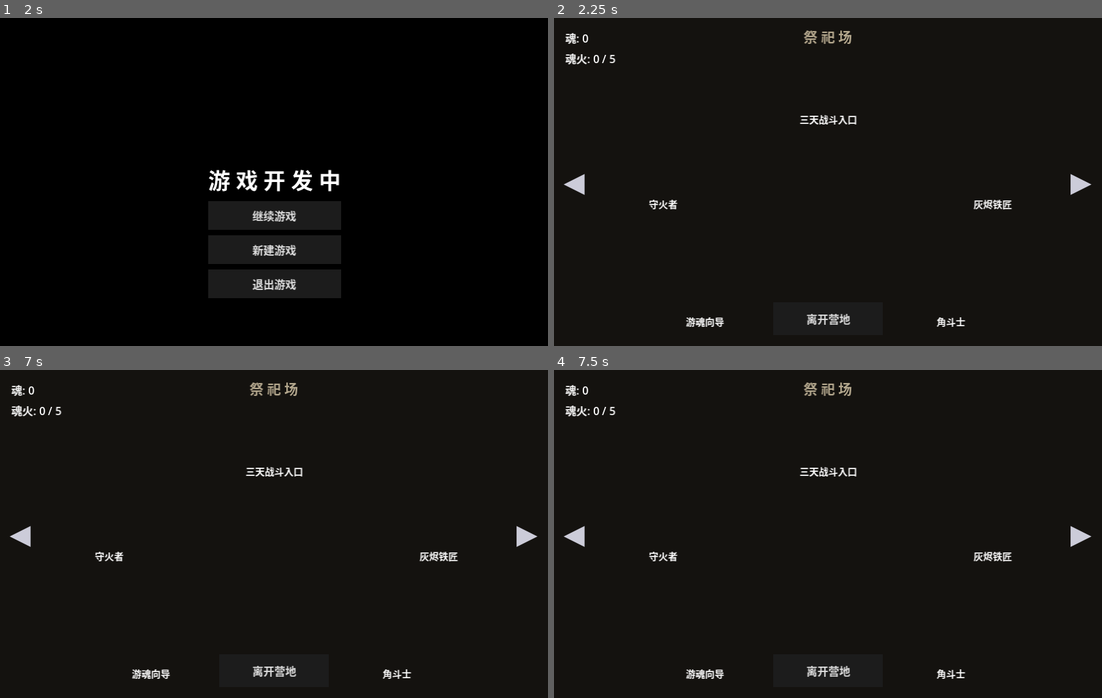
Above: before the commit, frames 1-4 (two rows, left to right).
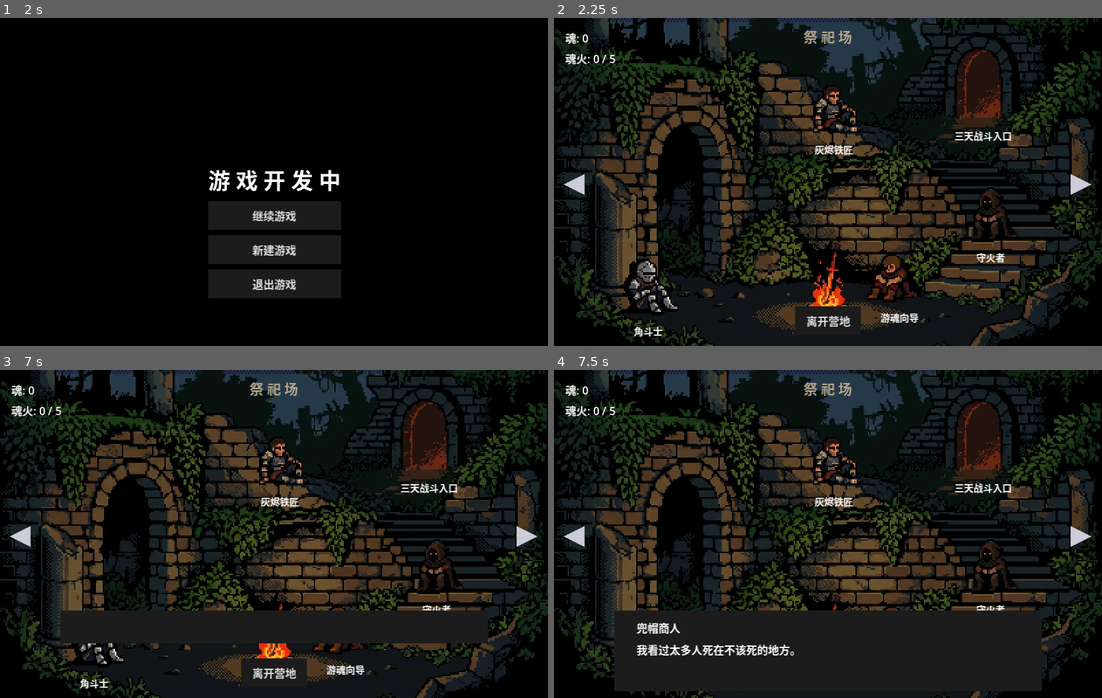
Above: after the commit, the same moments.

Repository: ZhuXilin/Dev_Project_260730
Game: Godot game, scene res://content/scenes/ui/MainMenu.tscn
The game is run twice, just before and just after one commit, with the same random seed, the same clock (stepped at 60 frames per second) and the same inputs. Sound files missing from this copy of the repository are replaced by a short silence.
Inputs (mouse positions are in pixels of both pictures, inside the frame that each line leads up to):
- Up to frame 1 (2 s): click "继续游戏" at 0.5 s; click "返回" at 1.25 s
- Up to frame 2 (2.25 s): click "新建游戏" at 2 s
- Up to frame 3 (7 s): click "离开营地" at 2.75 s; tap Enter at 3.5, 5, 6.5 s; move the mouse to (394, 517) at 3.52 s; hold Right 3.53-4.25 s; tap 0 at 3.6 s; click (394, 517) at 3.67 s; tap Space at 3.77, 4.25, 5.75, 6.77 s; drag from (164, 550) to (246, 599) at 4.27 s; move the mouse to (328, 461) at 5.02 s; hold Right 5.03-5.75 s; tap 6 at 5.1 s; click (328, 461) at 5.17 s; drag from (246, 599) to (109, 484) at 5.77 s; move the mouse to (438, 583) at 6.52 s; hold Left from 6.53 s (still down); tap 9 at 6.6 s; click (438, 583) at 6.67 s
- Up to frame 4 (7.5 s): release Left at 7.25 s; drag from (663, 484) to (745, 452) at 7.27 s

Frame 1 is identical in both runs. In frame 2, 32% of the frame differs, in the area x 0-100%, y 0-100%; in frame 3, 29%; in frame 4, 27%.

Commit message:
Add background art

Diff:
--- a/content/scenes/ui/Camp.tscn
+++ b/content/scenes/ui/Camp.tscn
@@ -51,19 +51,20 @@
 stretch_mode = 5
 
 [node name="EntranceGate" type="TextureButton" parent="." unique_id=2000000002]
-offset_left = 176.0
-offset_top = 26.0
-offset_right = 224.0
-offset_bottom = 66.0
+offset_left = 281.0
+offset_top = 16.0
+offset_right = 345.0
+offset_bottom = 80.0
 
 [node name="GateLabel" type="Label" parent="EntranceGate" unique_id=2000000003]
-layout_mode = 0
+layout_mode = 1
+anchors_preset = 5
 anchor_left = 0.5
 anchor_right = 0.5
-offset_left = -44.0
-offset_top = 42.0
-offset_right = 44.0
-offset_bottom = 56.0
+offset_left = -32.0
+offset_top = 64.0
+offset_right = 32.0
+offset_bottom = 80.0
 grow_horizontal = 2
 theme_override_font_sizes/font_size = 7
 text = "三天战斗入口"
@@ -80,10 +81,10 @@
 
 [node name="SoulKeeperBtn" type="TextureButton" parent="NpcGrid" unique_id=2000000010]
 layout_mode = 0
-offset_left = 52.0
-offset_top = 56.0
-offset_right = 108.0
-offset_bottom = 128.0
+offset_left = 291.0
+offset_top = 112.0
+offset_right = 347.0
+offset_bottom = 167.0
 
 [node name="NamePlate" type="Label" parent="NpcGrid/SoulKeeperBtn" unique_id=2000000011]
 layout_mode = 0
@@ -103,10 +104,10 @@
 
 [node name="BlacksmithBtn" type="TextureButton" parent="NpcGrid" unique_id=2000000020]
 layout_mode = 0
-offset_left = 292.0
-offset_top = 56.0
-offset_right = 348.0
-offset_bottom = 128.0
+offset_left = 176.0
+offset_top = 32.0
+offset_right = 232.0
+offset_bottom = 88.0
 
 [node name="NamePlate" type="Label" parent="NpcGrid/BlacksmithBtn" unique_id=2000000021]
 layout_mode = 0
@@ -126,10 +127,10 @@
 
 [node name="GuideBtn" type="TextureButton" parent="NpcGrid" unique_id=2000000030]
 layout_mode = 0
-offset_left = 82.0
-offset_top = 142.0
-offset_right = 138.0
-offset_bottom = 214.0
+offset_left = 224.0
+offset_top = 157.0
+offset_right = 280.0
+offset_bottom = 211.0
 
 [node name="NamePlate" type="Label" parent="NpcGrid/GuideBtn" unique_id=2000000031]
 layout_mode = 0
@@ -149,10 +150,10 @@
 
 [node name="GladiatorBtn" type="TextureButton" parent="NpcGrid" unique_id=2000000040]
 layout_mode = 0
-offset_left = 262.0
-offset_top = 142.0
-offset_right = 318.0
-offset_bottom = 214.0
+offset_left = 41.0
+offset_top = 164.0
+offset_right = 97.0
+offset_bottom = 221.0
 
 [node name="NamePlate" type="Label" parent="NpcGrid/GladiatorBtn" unique_id=2000000041]
 layout_mode = 0
@@ -176,9 +177,9 @@
 anchor_top = 1.0
 anchor_right = 1.0
 anchor_bottom = 1.0
-offset_left = -240.0
-offset_top = -32.0
-offset_right = -160.0
+offset_left = -224.0
+offset_top = -28.0
+offset_right = -176.0
 offset_bottom = -8.0
 grow_horizontal = 0
 grow_vertical = 0
--- a/content/scenes/ui/MainMenu.tscn
+++ b/content/scenes/ui/MainMenu.tscn
@@ -1,7 +1,7 @@
 [gd_scene format=3 uid="uid://bwmyhb2qc6n21"]
 
 [ext_resource type="Script" uid="uid://bng5jksp1aki1" path="res://function/script/MainMenu.gd" id="1_x3a2x"]
-[ext_resource type="Texture2D" uid="uid://ri3cfgo6tsuj" path="res://content/images/ui/background_000.png" id="2_hkwpj"]
+[ext_resource type="Texture2D" uid="uid://ri3cfgo6tsuj" path="res://content/images/ui/mainmenu_001.png" id="2_hkwpj"]
 [ext_resource type="StyleBox" uid="uid://6qbsaxkfwg3o" path="res://content/resource/stylebox/8bit_style_box_flat.tres" id="3_06ybj"]
 
 [node name="MainMenu" type="Control" unique_id=1935541303]
--- a/function/script/Camp.gd
+++ b/function/script/Camp.gd
@@ -92,6 +92,30 @@
 	_screen_center.mouse_filter = Control.MOUSE_FILTER_IGNORE
 	_world.add_child(_screen_center)
 
+	# 3.5 ★ 中屏背景（随 world 一起左右滑动）
+	#     先添加 → 处于 _screen_center 子节点第 0 位 → 最底层，
+	#     后续移入的 FireSprite / EntranceGate / NpcGrid 会覆盖在其上。
+	var center_bg_path : String = "res://content/images/ui/camp_001.png"
+	if ResourceLoader.exists(center_bg_path):
+		var center_bg_tex := TextureRect.new()
+		center_bg_tex.name = "CampBackground"
+		center_bg_tex.texture = load(center_bg_path)
+		center_bg_tex.size = Vector2(_screen_w, _screen_h)
+		center_bg_tex.position = Vector2.ZERO
+		center_bg_tex.expand_mode = TextureRect.EXPAND_IGNORE_SIZE
+		center_bg_tex.stretch_mode = TextureRect.STRETCH_KEEP_ASPECT_COVERED
+		center_bg_tex.mouse_filter = Control.MOUSE_FILTER_IGNORE
+		_screen_center.add_child(center_bg_tex)
+	else:
+		# 兜底：缺图时使用纯色，保持原 Camp.tscn 的底色
+		var center_bg_rect := ColorRect.new()
+		center_bg_rect.name = "CampBackground"
+		center_bg_rect.color = Color(0.08, 0.07, 0.06, 1)
+		center_bg_rect.size = Vector2(_screen_w, _screen_h)
+		center_bg_rect.position = Vector2.ZERO
+		center_bg_rect.mouse_filter = Control.MOUSE_FILTER_IGNORE
+		_screen_center.add_child(center_bg_rect)
+
 	# 4. 把可滑动的场景节点从 Camp 移入中央屏
 	for nname in ["FireSprite", "EntranceGate", "NpcGrid"]:
 		var node = get_node_or_null(nname)
@@ -124,11 +148,30 @@
 	room.position = Vector2(0 if side < 0 else _screen_w * 2, 0)
 	room.mouse_filter = Control.MOUSE_FILTER_IGNORE
 
-	var bg := ColorRect.new()
-	bg.color = bg_color
-	bg.size = Vector2(_screen_w, _screen_h)
-	bg.mouse_filter = Control.MOUSE_FILTER_IGNORE
-	room.add_child(bg)
+	# ★ 背景：左屏 background_002.png，右屏 background_003.png
+	var bg_path : String = ""
+	if side < 0:
+		bg_path = "res://content/images/ui/camp_002.png"
+	else:
+		bg_path = "res://content/images/ui/camp_003.png"
+
+	if bg_path != "" and ResourceLoader.exists(bg_path):
+		var bg_tex := TextureRect.new()
+		bg_tex.name = "RoomBackground"
+		bg_tex.texture = load(bg_path)
+		bg_tex.size = Vector2(_screen_w, _screen_h)
+		bg_tex.position = Vector2.ZERO
+		bg_tex.expand_mode = TextureRect.EXPAND_IGNORE_SIZE
+		bg_tex.stretch_mode = TextureRect.STRETCH_KEEP_ASPECT_COVERED
+		bg_tex.mouse_filter = Control.MOUSE_FILTER_IGNORE
+		room.add_child(bg_tex)
+	else:
+		# 兜底：缺图时回退到原纯色
+		var bg := ColorRect.new()
+		bg.color = bg_color
+		bg.size = Vector2(_screen_w, _screen_h)
+		bg.mouse_filter = Control.MOUSE_FILTER_IGNORE
+		room.add_child(bg)
 
 	var title_lb := Label.new()
 	title_lb.text = title
--- a/function/script/MapScene.gd
+++ b/function/script/MapScene.gd
@@ -469,6 +469,9 @@
 	Globals.reset_battle_turn()
 	info_panel.visible = false
 	day_label.text = "第 %d 天" % current_day
+
+	_update_map_background()
+
 	if MusicManager.config and MusicManager.config.map_music:
 		MusicManager.play_music(MusicManager.config.map_music)
 	_update_soul_fire_display()
@@ -1108,3 +1111,30 @@
 		if is_instance_valid(hint):
 			hint.queue_free()
 	)
+
+
+func _update_map_background():
+	var bg_rect = get_node_or_null("Background")
+	if bg_rect == null:
+		return
+
+	# 根据当前天数生成路径
+	var bg_path : String = "res://content/images/ui/mapscene_%03d.png" % current_day
+
+	# 查找是否已创建过背景纹理节点
+	var tex_rect : TextureRect = bg_rect.get_node_or_null("MapBgTexture")
+	if tex_rect == null:
+		tex_rect = TextureRect.new()
+		tex_rect.name = "MapBgTexture"
+		# 铺满整个 Background
+		tex_rect.set_anchors_preset(Control.PRESET_FULL_RECT)
+		tex_rect.expand_mode = TextureRect.EXPAND_IGNORE_SIZE
+		tex_rect.stretch_mode = TextureRect.STRETCH_KEEP_ASPECT_COVERED
+		tex_rect.mouse_filter = Control.MOUSE_FILTER_IGNORE
+		bg_rect.add_child(tex_rect)
+
+	if ResourceLoader.exists(bg_path):
+		tex_rect.texture = load(bg_path)
+		tex_rect.visible = true
+	else:
+		tex_rect.visible = false
--- a/project.godot
+++ b/project.godot
@@ -16,7 +16,7 @@
 config/features=PackedStringArray("4.7", "GL Compatibility")
 boot_splash/bg_color=Color(0.08, 0.08, 0.08, 1)
 boot_splash/stretch_mode=0
-boot_splash/image="res://content/images/ui/background_000.png"
+boot_splash/image="res://content/images/ui/mainmenu_001.png"
 
 [autoload]
 
Renamed: content/images/ui/background_001.png -> content/images/ui/camp_001.png
Not shown, added: content/images/ui/camp_001.png.import
Binary file added: content/images/ui/camp_002.png
Not shown, added: content/images/ui/camp_002.png.import
Binary file added: content/images/ui/camp_003.png
Not shown, added: content/images/ui/camp_003.png.import
Renamed: content/images/ui/background_000.png -> content/images/ui/mainmenu_001.png
Not shown, changed: content/images/ui/mainmenu_001.png.import
Binary file added: content/images/ui/mapscene_001.png
Not shown, changed: content/images/ui/mapscene_001.png.import
Binary file added: content/images/ui/mapscene_002.png
Not shown, added: content/images/ui/mapscene_002.png.import
(and 2 more such lines)
